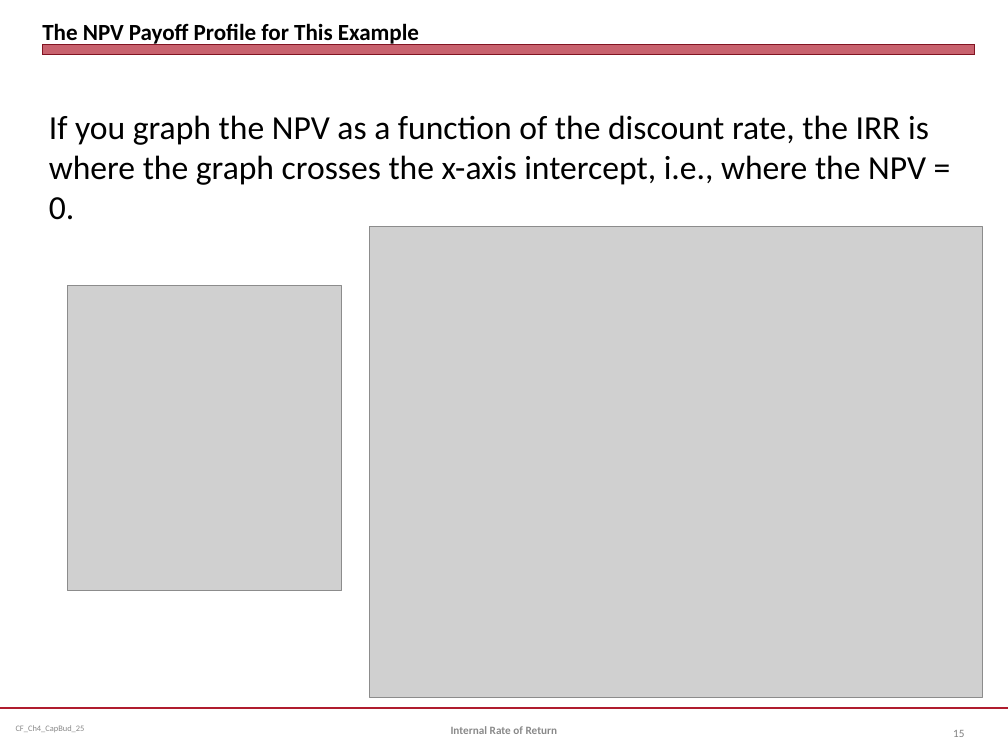
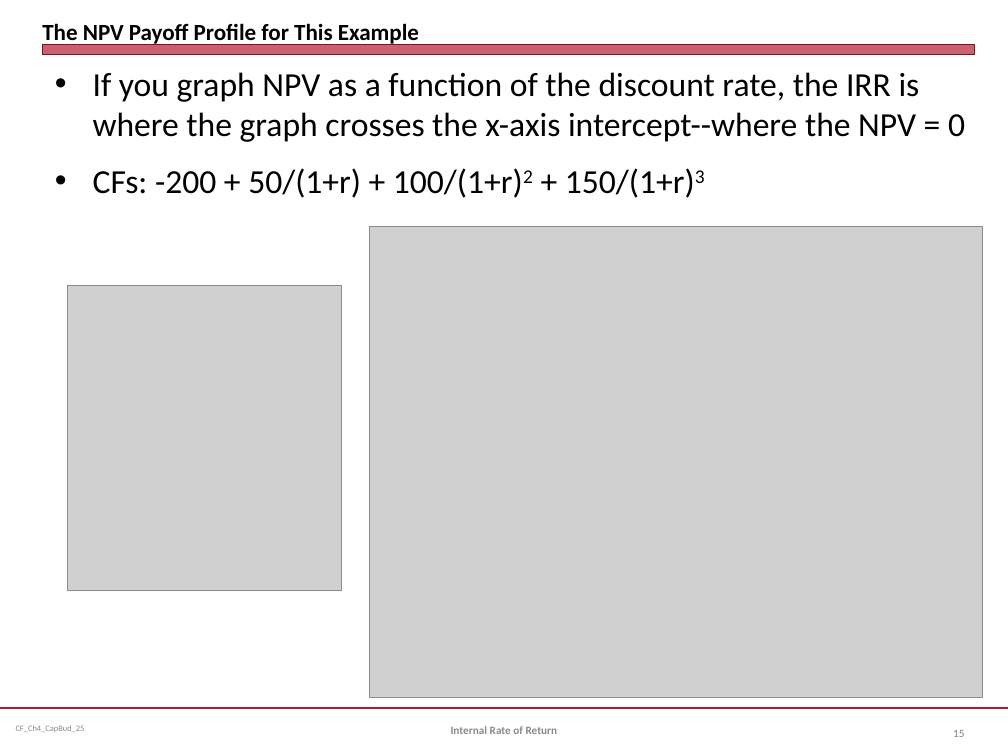
Before and after one commit to jmc877/Corporate-Finance, a slide deck: slide 15 of slides/CF_Ch4_CapBud_25.pptx. Drawn at 1008x756 pixels with LibreOffice and Linux fonts; fonts in the diff are those of the drawing; grey boxes stand for pictures. Boxes give left, top, right and bottom in pixels: in the first picture for what was removed or moved away, otherwise in the second. Text is boxed around its words. In the diff, an @@ line names an element or a change of style, - is before the commit and + after.

```diff
--- a/slides/CF_Ch4_CapBud_25.pptx
+++ b/slides/CF_Ch4_CapBud_25.pptx
@@ text at box(93, 72, 965, 198): text changed @@
-If you graph the NPV as a function of the discount rate, the IRR is where the graph crosses the x-axis intercept, i.e., where the NPV = 0.
+• If you graph NPV as a function of the discount rate, the IRR is where the graph crosses the x-axis intercept--where the NPV = 0
+• CFs: -200 + 50/(1+r) + 100/(1+r)2 + 150/(1+r)3
```
Also in this commit, not shown: 1 other slide changed, 9 other files.
